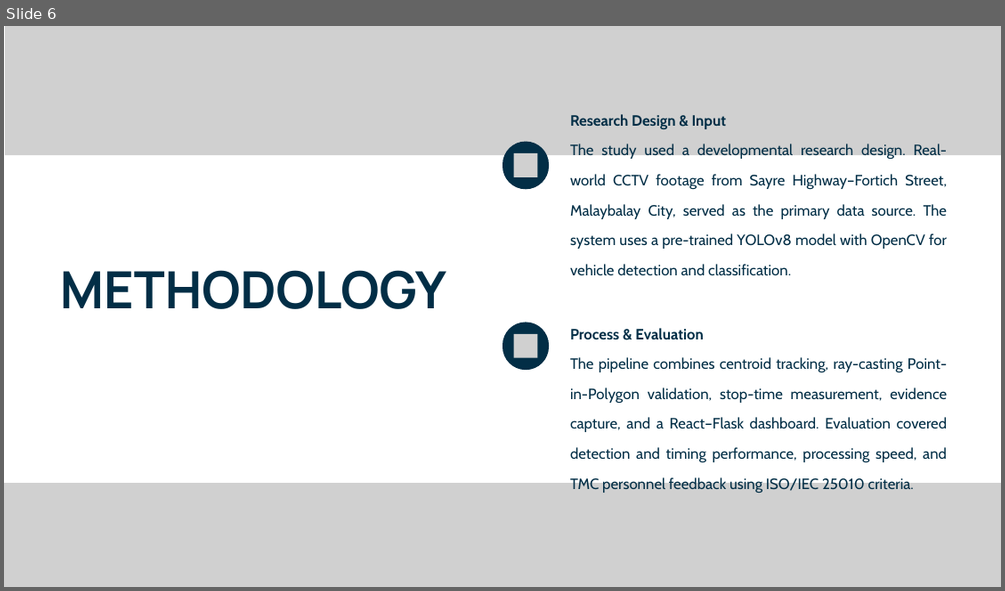
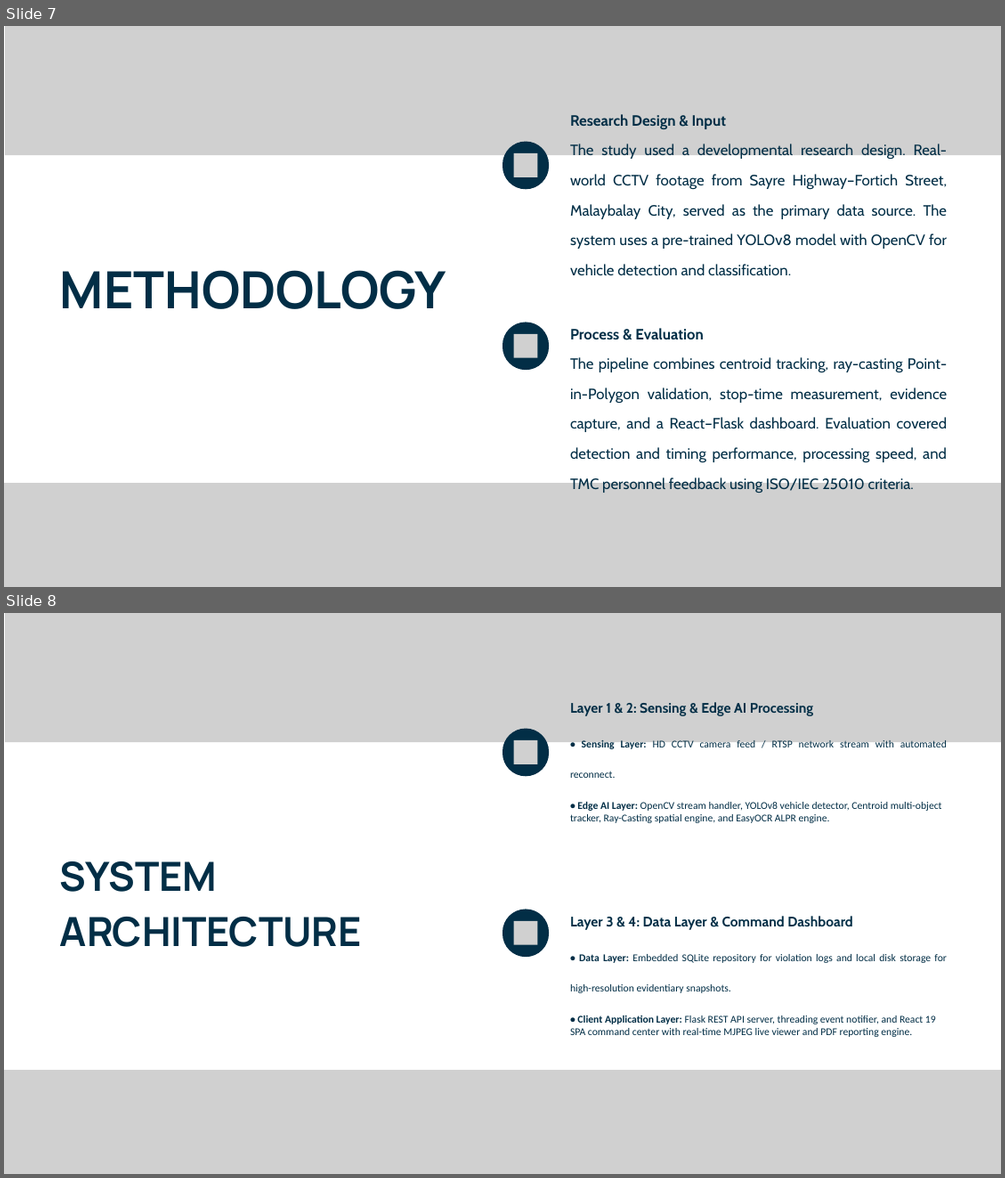
Before and after one commit to Chun-taro/AI-Powered-Yellow-Box-Zone-Violation-Monitoring-System, a slide deck: docs/Capstone3_PPT (1).pptx. Shown one above the other, each under a label of ours: slide 6 before the commit, slides 7 and 8 after it. The pictures are 1005x591 and 1005x1178 pixels, drawn with LibreOffice and Linux fonts; fonts in the diff are those of the drawing; grey boxes stand for pictures; background and template pictures are left out. Boxes give left, top, right and bottom in pixels: in the first picture for what was removed or moved away, otherwise in the second. Text is boxed around its words. In the diff, an @@ line names an element or a change of style, - is before the commit and + after.

Commit message:
docs: expand Capstone 3 defense presentation to 15 comprehensive slides with architecture, logic, showcase, and ISO 25010 evaluation

```diff
--- a/docs/Capstone3_PPT (1).pptx
+++ b/docs/Capstone3_PPT (1).pptx
@@ slide 8 added at (4, 613, 1001, 1174), background picture (left out) @@
@@ picture added at (5, 613, 1001, 742) @@
@@ text added at (570, 702, 947, 823), 15 pt, text #022E46 @@
+Layer 1 & 2: Sensing & Edge AI Processing
+• Sensing Layer: HD CCTV camera feed / RTSP network stream with automated reconnect.
+• Edge AI Layer: OpenCV stream handler, YOLOv8 vehicle detector, Centroid multi-object tracker, Ray-Casting spatial engine, and EasyOCR ALPR engine.
@@ freeform shape added at (502, 728, 549, 776), fill #022E46 @@
@@ picture added at (513, 740, 537, 764) @@
@@ text added at (60, 861, 362, 947), 58 pt, text #022E46, bold @@
+SYSTEM
+ARCHITECTURE
@@ freeform shape added at (502, 909, 549, 957), fill #022E46 @@
@@ picture added at (513, 921, 537, 945) @@
@@ text added at (570, 916, 947, 1037), 15 pt, text #022E46 @@
+Layer 3 & 4: Data Layer & Command Dashboard
+• Data Layer: Embedded SQLite repository for violation logs and local disk storage for high-resolution evidentiary snapshots.
+• Client Application Layer: Flask REST API server, threading event notifier, and React 19 SPA command center with real-time MJPEG live viewer and PDF reporting engine.
@@ picture added at (4, 1070, 1001, 1174) @@
@@ what was slide 6 is now slide 7 @@
```
Also in this commit, not shown: 4 other slides added, 1 other file.
